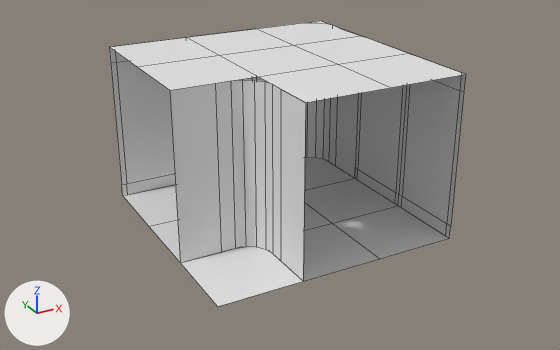
The FBX model ArtSource/level/corridor_01_corner_01.fbx as it was, and as the next commit left it.
One viewpoint serves both versions: a 50 mm camera at (-5.32, -16.28, 8.74) aimed at (2.36, -2.32, 1.76). Arrows for +X, +Y and +Z are at lower left; the lights stay in place. Mesh edges are drawn as thin lines. Where no turn or scale is listed for an object, it has been applied to the vertices.
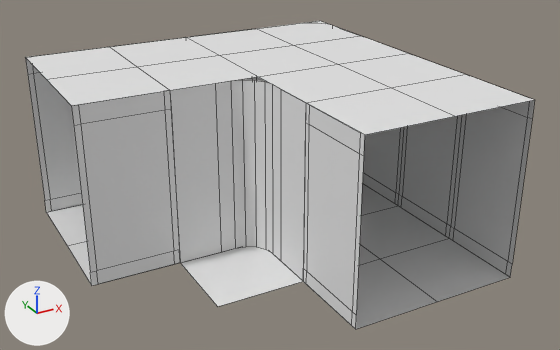
Pixel boxes (x1, y1, x2, y2) of what changed, in the pictures (560 x 350 px):
'Plane.3777', added
    after: (72, 90, 180, 286)
'Plane.3771', added
    after: (303, 103, 365, 329)
'Plane.3770', added
    after: (449, 100, 535, 277)
'Plane.3776', added
    after: (25, 57, 83, 212)
'Plane.3769', added
    after: (381, 239, 509, 302)
'Plane.3773', added
    after: (307, 88, 454, 135)
'Plane.3768', added
    after: (356, 259, 437, 329)
'Plane.3772', added
    after: (392, 74, 534, 116)
'Plane.3778', added
    after: (47, 67, 169, 106)
'Plane.3779', added
    after: (26, 47, 137, 79)
'Plane.3775', added
    after: (47, 204, 87, 246)
'Plane.3774', added
    after: (68, 241, 92, 285)
'Plane.3756', unchanged, covered by the edit
    before: (109, 47, 176, 196)
'Plane.3754', unchanged, covered by the edit
    before: (256, 77, 358, 178)
    after: (256, 77, 270, 84)
'Plane.3761', unchanged, covered by the edit
    before: (303, 223, 379, 281)
    after: (359, 244, 379, 265)
'Plane.3751', unchanged, covered by the edit
    before: (304, 178, 398, 223)
    after: (361, 183, 398, 216)

What changed in the scene script:
```text
Add ob_plane_3778:
    ob_plane_3778 = bpy.data.objects.new('Plane.3778', me_plane_002)
    ob_plane_3778.parent = ob_plane_3743
    ob_plane_3778.location = (0.0, -4.0, 4.0)
    ob_plane_3778.rotation_euler = (0.0, -3.142, 0.0)  # degrees (0, -180, 0)
Add ob_plane_3776:
    ob_plane_3776 = bpy.data.objects.new('Plane.3776', me_plane_055)
    ob_plane_3776.parent = ob_plane_3743
    ob_plane_3776.location = (-3.0, -4.0, 1.0)
    ob_plane_3776.rotation_euler = (0.0, 1.571, 0.0)  # degrees (0, 90, 0)
Add ob_plane_3769:
    ob_plane_3769 = bpy.data.objects.new('Plane.3769', me_plane_002)
    ob_plane_3769.parent = ob_plane_3768
    ob_plane_3769.location = (0.0, 2.0, 0.0)
Add ob_plane_3768:
    ob_plane_3768 = bpy.data.objects.new('Plane.3768', me_plane_002)
    ob_plane_3768.location = (3.0, -5.0, 0.0)
    ob_plane_3768.rotation_euler = (0.0, 0.0, -1.571)  # degrees (0, 0, -90)
Add ob_plane_3771:
    ob_plane_3771 = bpy.data.objects.new('Plane.3771', me_plane_055)
    ob_plane_3771.parent = ob_plane_3743
    ob_plane_3771.location = (4.0, -1.0, 1.0)
    ob_plane_3771.rotation_euler = (-1.571, 1.571, 0.0)  # degrees (-90, 90, 0)
Add ob_plane_3777:
    ob_plane_3777 = bpy.data.objects.new('Plane.3777', me_plane_055)
    ob_plane_3777.parent = ob_plane_3743
    ob_plane_3777.location = (1.0, -4.0, 1.0)
    ob_plane_3777.rotation_euler = (3.142, 1.571, 0.0)  # degrees (180, 90, 0)
Add ob_plane_3770:
    ob_plane_3770 = bpy.data.objects.new('Plane.3770', me_plane_055)
    ob_plane_3770.parent = ob_plane_3743
    ob_plane_3770.location = (4.0, 3.0, 1.0)
    ob_plane_3770.rotation_euler = (1.571, 1.571, 0.0)  # degrees (90, 90, 0)
Add ob_plane_3773:
    ob_plane_3773 = bpy.data.objects.new('Plane.3773', me_plane_002)
    ob_plane_3773.parent = ob_plane_3743
    ob_plane_3773.location = (4.0, 0.0, 4.0)
    ob_plane_3773.rotation_euler = (0.0, -3.142, 0.0)  # degrees (0, -180, 0)
Add ob_plane_3779:
    ob_plane_3779 = bpy.data.objects.new('Plane.3779', me_plane_002)
    ob_plane_3779.parent = ob_plane_3743
    ob_plane_3779.location = (-2.0, -4.0, 4.0)
    ob_plane_3779.rotation_euler = (0.0, -3.142, 0.0)  # degrees (0, -180, 0)
Add ob_plane_3774:
    ob_plane_3774 = bpy.data.objects.new('Plane.3774', me_plane_002)
    ob_plane_3774.location = (-1.0, -1.0, 0.0)
    ob_plane_3774.rotation_euler = (0.0, 0.0, -1.571)  # degrees (0, 0, -90)
Add ob_plane_3775:
    ob_plane_3775 = bpy.data.objects.new('Plane.3775', me_plane_002)
    ob_plane_3775.parent = ob_plane_3774
    ob_plane_3775.location = (-2.0, 0.0, 0.0)
Add ob_plane_3772:
    ob_plane_3772 = bpy.data.objects.new('Plane.3772', me_plane_002)
    ob_plane_3772.parent = ob_plane_3743
    ob_plane_3772.location = (4.0, 2.0, 4.0)
    ob_plane_3772.rotation_euler = (0.0, -3.142, 0.0)  # degrees (0, -180, 0)
```
